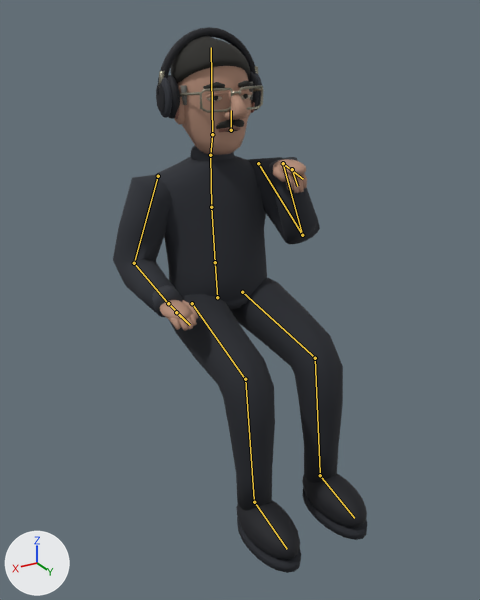
Before and after pictures for a commit that changed the Blender file Tools/modelgen/source/vern.blend.
The view is the same before and after, from a camera (50 mm lens) standing at (1.079, 1.955, 1.583) and looking at (0.055, 0.247, 0.729). The axes (+X, +Y, +Z) are drawn at lower left. The lights are the same throughout. The older version comes first. Both versions are drawn at frame 50 of the action 'smoking'; the numbers are the values there. The bones that change, and the others that lie on the model, are drawn over the model as lines.

Objects in the first picture: 'VernMesh'.
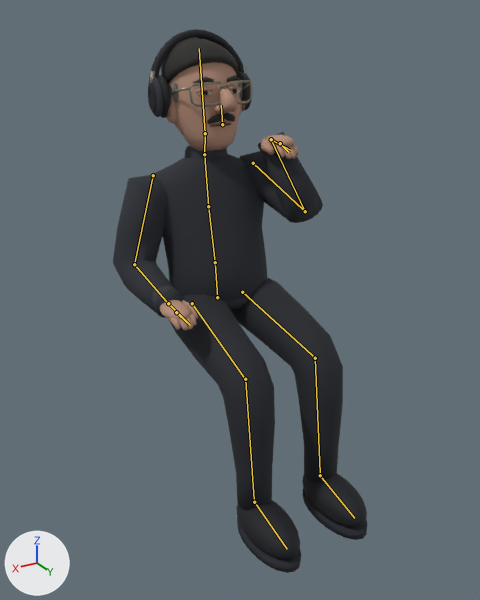
Patch to the scene script:
```diff
--- a/Tools/modelgen/source/vern.blend.py
+++ b/Tools/modelgen/source/vern.blend.py
@@ bone_spine @@
 bone_spine = bpy.data.objects['VernRig'].pose.bones['spine']  # child of 'pelvis'
-bone_spine.rotation_quaternion = (1.0, -0.008, 0.0, 0.0)  # degrees (-1, 0, 0)
+bone_spine.rotation_quaternion = (0.999, 0.049, 0.0, 0.0)  # degrees (6, 0, 0)
@@ bone_forearm_l @@
 bone_forearm_l = bpy.data.objects['VernRig'].pose.bones['forearm.L']  # child of 'upper_arm.L'
-bone_forearm_l.rotation_quaternion = (0.737, 0.578, -0.132, 0.326)  # degrees (69, -35, 23)
+bone_forearm_l.rotation_quaternion = (0.765, 0.544, -0.143, 0.314)  # degrees (64, -34, 23)
@@ bone_upper_arm_r @@
 bone_upper_arm_r = bpy.data.objects['VernRig'].pose.bones['upper_arm.R']  # child of 'chest'
-bone_upper_arm_r.rotation_quaternion = (0.896, 0.15, -0.086, -0.41)  # degrees (20, -2, -49)
+bone_upper_arm_r.rotation_quaternion = (0.836, 0.255, -0.109, -0.473)  # degrees (32, 3, -58)
@@ bone_forearm_r @@
 bone_forearm_r = bpy.data.objects['VernRig'].pose.bones['forearm.R']  # child of 'upper_arm.R'
-bone_forearm_r.rotation_quaternion = (0.334, 0.801, 0.09, -0.488)  # degrees (124, 57, -20)
+bone_forearm_r.rotation_quaternion = (0.352, 0.792, 0.078, -0.493)  # degrees (119, 57, -24)
@@ bone_hand_r @@
 bone_hand_r = bpy.data.objects['VernRig'].pose.bones['hand.R']  # child of 'forearm.R'
-bone_hand_r.rotation_quaternion = (0.611, -0.723, -0.051, 0.32)  # degrees (-93, 24, 30)
+bone_hand_r.rotation_quaternion = (0.505, -0.782, -0.053, 0.361)  # degrees (-105, 31, 31)
@@ bone_grip_r @@
 bone_grip_r = bpy.data.objects['VernRig'].pose.bones['grip.R']  # child of 'hand.R'
-bone_grip_r.rotation_quaternion = (0.948, -0.314, -0.027, 0.05)  # degrees (-37, -1, 6)
+bone_grip_r.rotation_quaternion = (0.995, -0.098, -0.008, 0.015)  # degrees (-11, -1, 2)
```

Pixel boxes [x1, y1, x2, y2] of what changed, in the pictures (480 x 600 px):
'VernMesh', posed: before [113, 27, 367, 573]; after [113, 29, 367, 573]
bone 'spine', root to tip: before (215, 262) to (211, 207); after (215, 262) to (208, 206)
bone 'forearm.L', root to tip: before (134, 263) to (169, 304); after (134, 264) to (169, 304)
bone 'upper_arm.R', root to tip: before (258, 163) to (301, 232); after (253, 163) to (303, 209)
bone 'forearm.R', root to tip: before (302, 235) to (282, 162); after (305, 211) to (270, 138)
bone 'hand.R', root to tip: before (283, 163) to (303, 179); after (271, 139) to (290, 150)
bone 'grip.R', root to tip: before (292, 169) to (297, 186); after (280, 143) to (288, 152)
